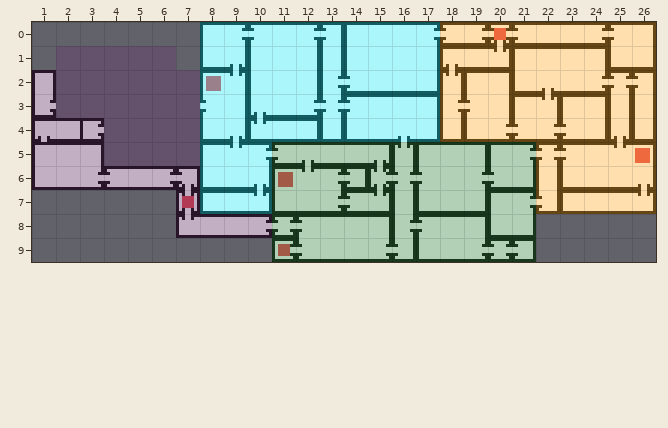
A Tiled map gets an edit: assets/data/levels/minimap.tmx. The first picture shows the starting point.
Cells are 8x8 px. Shown: x 1..26, y 0..9.
Once edited:
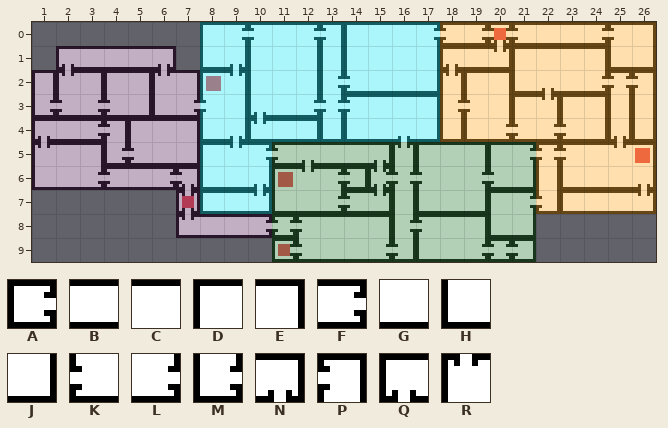
Key: from "minimap": A 12, B 14, C 21, D 22, E 23, F 26, G 28, H 30, J 31, K 37, L 38, M 48, N 49, P 50, Q 51, R 80.
_ is an empty cell.
Tiles replaced or removed in this view: A, D.
Commit message: Finished map layout. Yay!
Difference:
Changed rows in their new state; . is an unchanged cell.
Layer "MapLayer":
first column x 1:
 1 .QBBBN.
 2 .REDERE
 3 .KLKJHL
 4 ..FPDCE
 5 R..MKGJ
